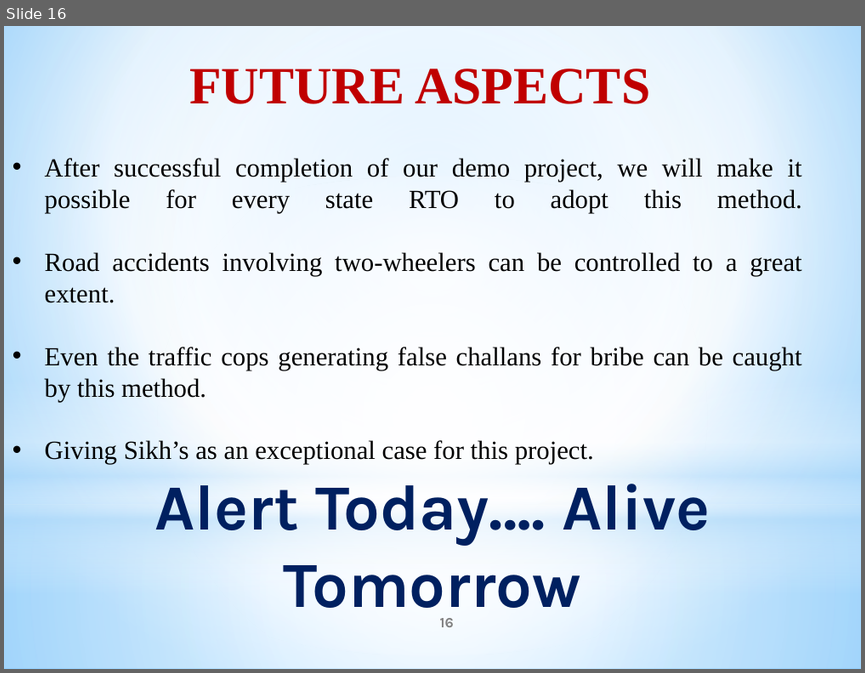
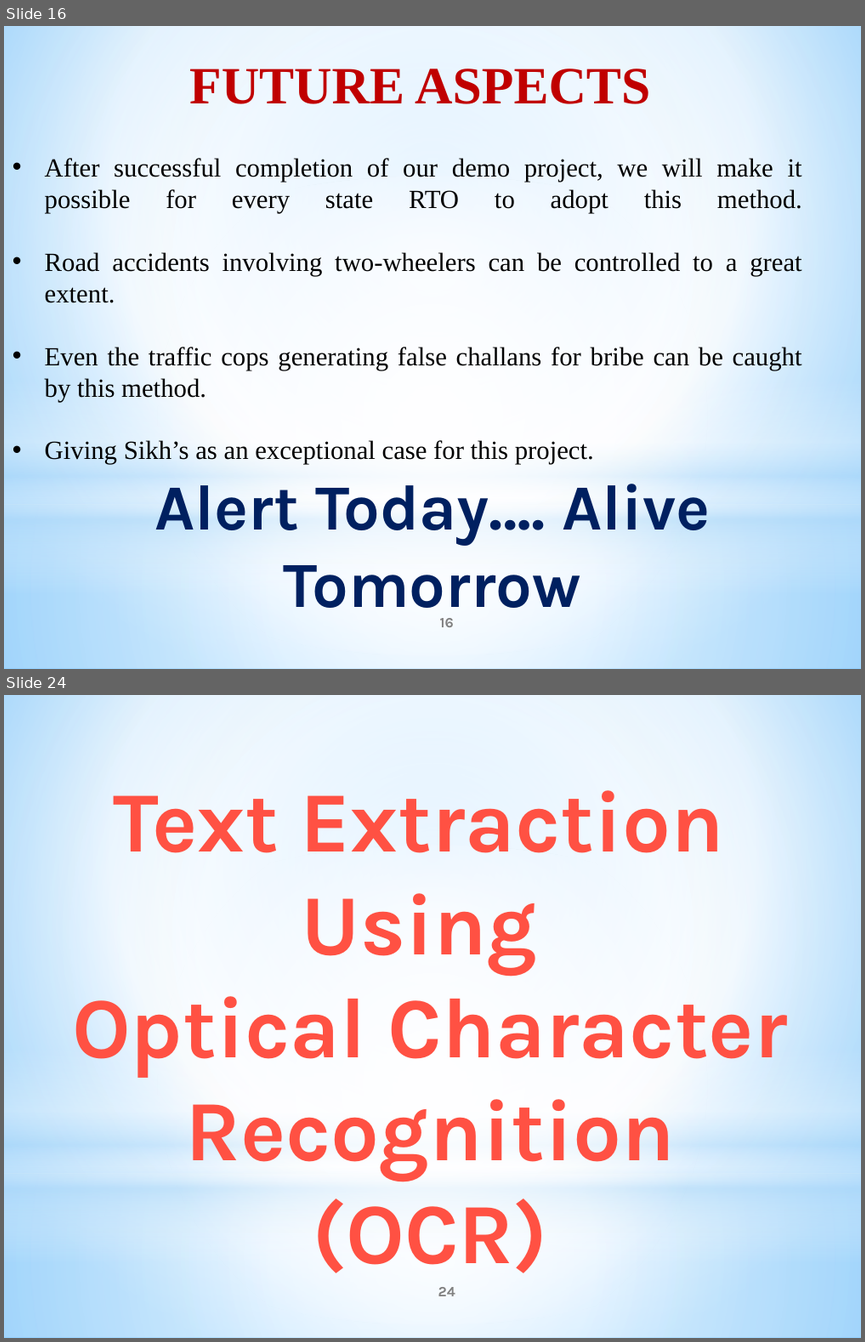
Before and after one commit to dikshant097/machine-learnng-helmmet-detection, a slide deck: Helmet Detection.pptx. Shown one above the other, each under a label of ours: slide 16 before the commit, slides 16 and 24 after it; the slides between them are not shown. The pictures are 865x673 and 865x1342 pixels, drawn with LibreOffice and Linux fonts; fonts in the diff are those of the drawing. Boxes give left, top, right and bottom in pixels: in the first picture for what was removed or moved away, otherwise in the second. Text is boxed around its words. In the diff, an @@ line names an element or a change of style, - is before the commit and + after.

```diff
--- a/Helmet Detection.pptx
+++ b/Helmet Detection.pptx
@@ slide 24 added at (4,695,861,1338), background gradient #9ED5FF to #FFFFFF to #5BB9FF; not listed: 4 template elements that a slide beside it also shows @@
@@ text added at (72,790,788,1273), 72 pt, text gradient #8A1300 to #FF5244 to #FFF0F0, bold @@
+Text Extraction
+Using
+Optical Character Recognition
+(OCR)
@@ page number added at (438,1287,455,1296), 12 pt, text #808080, bold @@
+24
```
Also in this commit, not shown: 1 slide changed, 9 other slides added, 1 slide removed, 27 other files.
